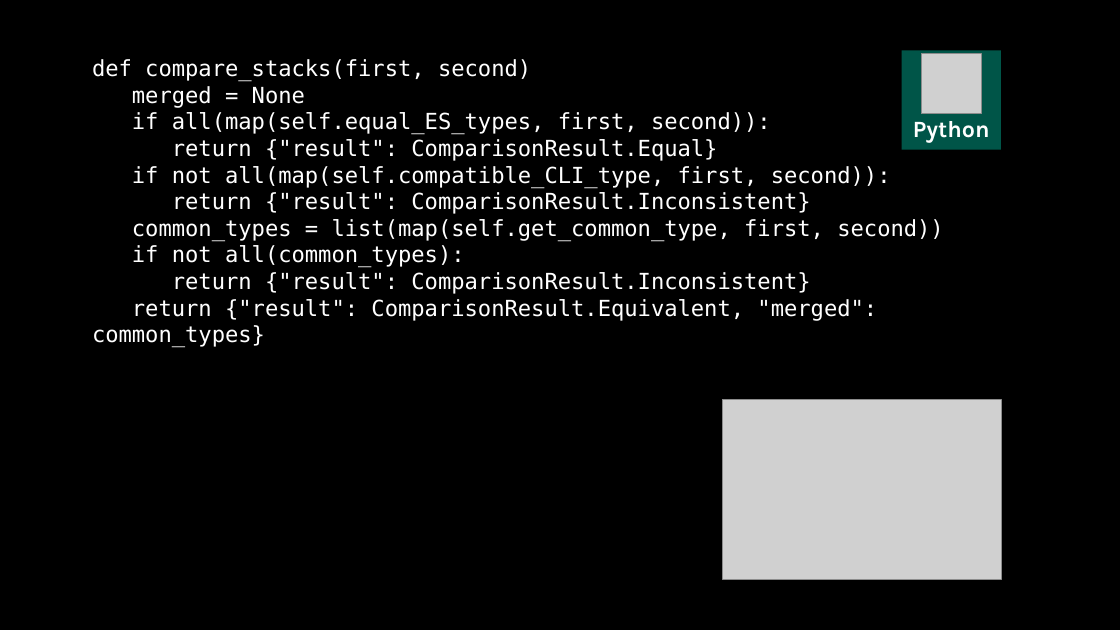
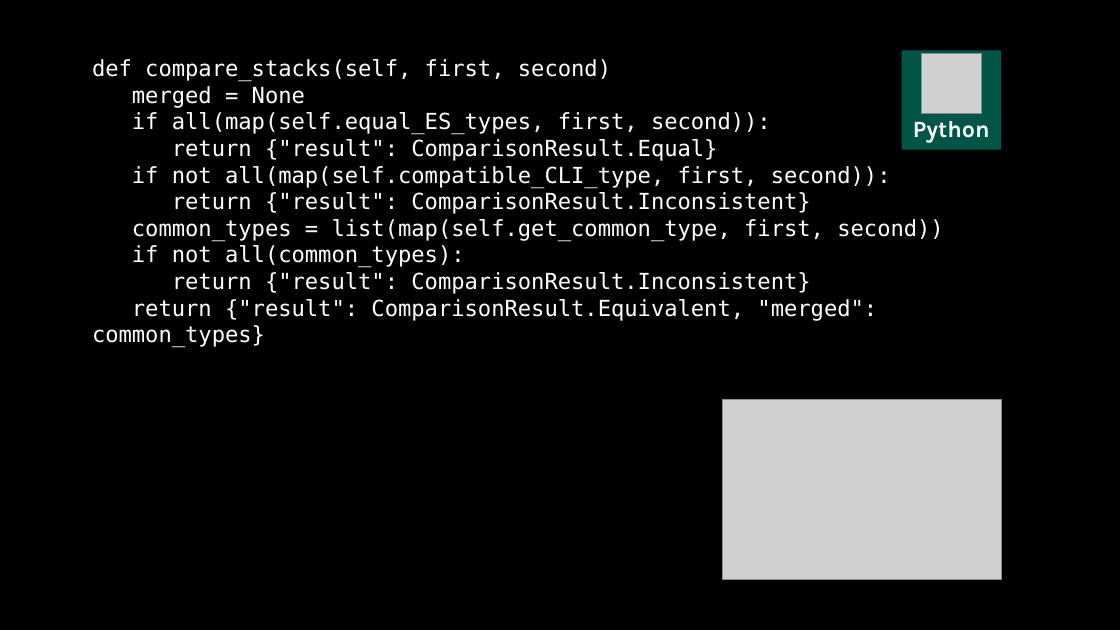
Before and after one commit to kontur-courses/clean-code, a slide deck: slide 67 of clean-code-black.pptx. Drawn at 1120x630 pixels with LibreOffice and Linux fonts; fonts in the diff are those of the drawing; grey boxes stand for pictures. Boxes give left, top, right and bottom in pixels: in the first picture for what was removed or moved away, otherwise in the second. Text is boxed around its words. In the diff, an @@ line names an element or a change of style, - is before the commit and + after.

```diff
--- a/clean-code-black.pptx
+++ b/clean-code-black.pptx
@@ text at <box>92,59,611,82</box>: text changed @@
-def compare_stacks(first, second)
+def compare_stacks(self, first, second)
```
Also in this commit, not shown: 2 other slides changed, 2 other files.
